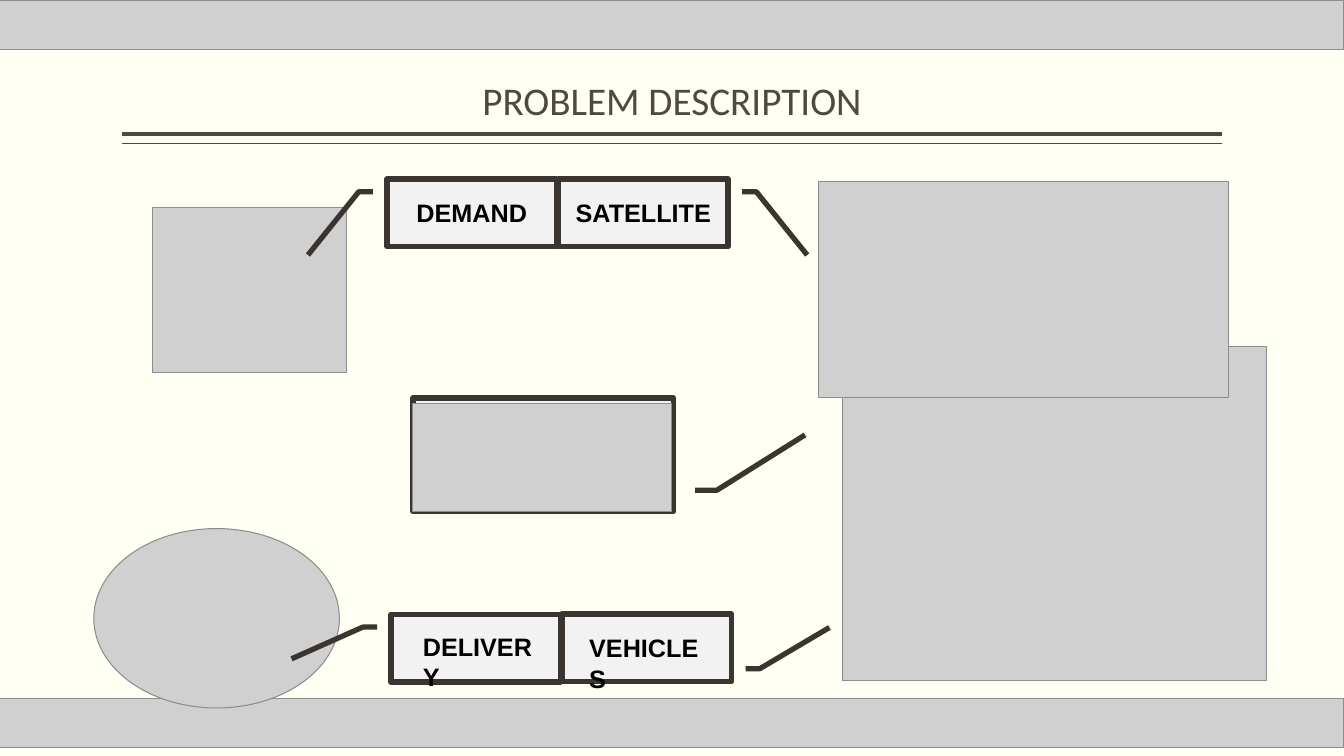
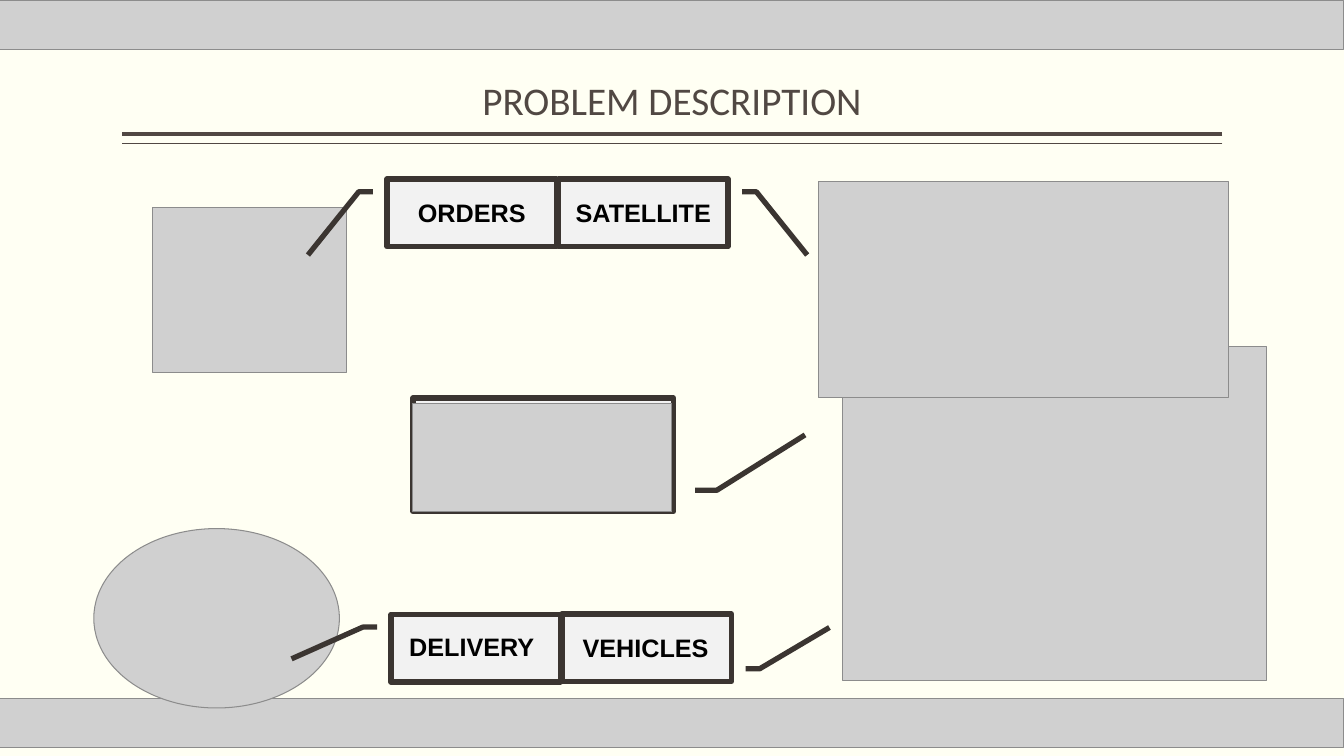
Before and after one commit to averanes/BinPackingProblem, a slide deck: slide 3 of bpdmo_greedy.pptx. Drawn at 1344x756 pixels with LibreOffice and Linux fonts; fonts in the diff are those of the drawing; grey boxes stand for pictures. Boxes give left, top, right and bottom in pixels: in the first picture for what was removed or moved away, otherwise in the second. Text is boxed around its words. In the diff, an @@ line names an element or a change of style, - is before the commit and + after.

```diff
--- a/bpdmo_greedy.pptx
+++ b/bpdmo_greedy.pptx
@@ text in border callout at [418, 204, 526, 223]: text changed @@
-DEMAND
+ORDERS
@@ text "DELIVERY" rewrapped from [413, 626, 554, 666] to [409, 638, 534, 656] @@
@@ text "VEHICLES" rewrapped from [580, 628, 720, 668] to [583, 639, 709, 658] @@
```
Also in this commit, not shown: 2 other slides changed, 3 slides added, 2 slides removed.
